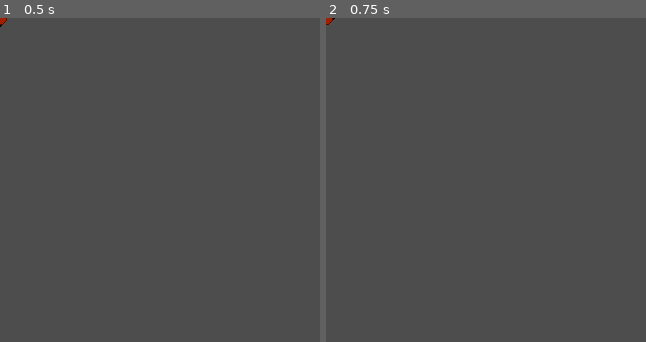
Above: before the commit, frames 1-2 (left to right).
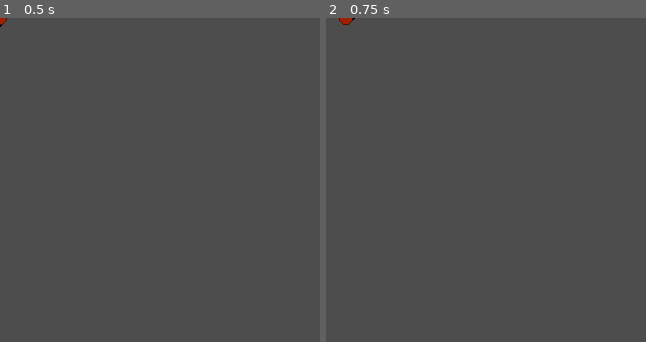
Above: after the commit, the same moments.

Repository: Romainalex/Profusion-of-Chaos
Game: Godot game, scene res://Scene/Actor/Character/L'homme_d'affaire/LHommeDAffaire.tscn
Same seed, same stepped clock (60 frames per second), same inputs: the game is played once before the commit and once after it. The project has no main scene, so this scene is started directly.
Inputs (mouse positions are % of the whole screen's width and height, from its top left):
- Up to frame 1 (0.5 s): no input
- Up to frame 2 (0.75 s): tap Enter at 0.5 s; move the mouse to (72, 45) at 0.52 s; hold D (Right_action) from 0.53 s (still down); click (72, 45) at 0.6 s
The pictures show only the part of the screen within x 0-50%, y 0-50%; the shares and areas given below are measured in that part.

Frame 1 is identical in both runs. In frame 2, 0.1% of the frame differs, in the area x 0-10%, y 0-3%.

Commit message:
Ajout de AttackCombo et du comportement de AttackBehaviour avec la fonction update_attack_animation()

Diff:
--- a/Scene/Actor/Attack/Attack.gd
+++ b/Scene/Actor/Attack/Attack.gd
@@ -2,6 +2,57 @@
 class_name Attack
 
 
+@onready var attack_hitbox = $AttackHitBox
+@onready var animated_sprite = $AnimatedSprite
+
 @export var hit_frame : int = -1
+@export var attack_data : AttackData = null
 
-@onready var attack_hitbox = $AttackHitBox
+var proprio : Actor = null
+
+#### ACCESSORS ####
+
+
+
+
+
+#### BUILT-IN ####
+
+func _ready() -> void:
+	animated_sprite.connect("frame_changed", Callable(self, "_on_AnimatedSprite_frame_changed"))
+
+
+
+#### LOGICS ####
+
+func _attack_effect() -> void:
+	var bodies_array = attack_hitbox.get_overlapping_bodies()
+	for body in bodies_array:
+		if body == proprio:
+			continue
+
+		if body.has_method("hurt"):
+			body.face_position(owner.global_position)
+			var damage = _compute_damage(body)
+			body.hurt(damage)
+		if body.has_method("destroy"):
+			body.destroy()
+
+func update_animation(_proprio: Actor):
+	proprio = _proprio
+	animated_sprite.play(animated_sprite.sprite_frames.get_animation_names()[0])
+
+func _compute_damage(_target: Actor) -> int:
+	return randi_range(attack_data.min_damage,attack_data.max_damage)
+
+
+#### INPUTS ####
+
+
+
+
+#### SIGNAL RESPONSES ####
+
+func _on_AnimatedSprite_frame_changed() -> void:
+	if animated_sprite.get_frame() == hit_frame:
+		_attack_effect()
--- a/Scene/Actor/Attack/Attack.tscn
+++ b/Scene/Actor/Attack/Attack.tscn
@@ -1,12 +1,12 @@
-[gd_scene load_steps=2 format=3 uid="uid://dssb8wkrs5qs0"]
+[gd_scene load_steps=2 format=3 uid="uid://btubj0jvjicc8"]
 
-[ext_resource type="Script" path="res://Scene/Actor/Attack/Attack.gd" id="1_jio0t"]
+[ext_resource type="Script" path="res://Scene/Actor/Attack/Attack.gd" id="1_7m1nf"]
 
 [node name="Attack" type="Node2D"]
-script = ExtResource("1_jio0t")
+script = ExtResource("1_7m1nf")
+
+[node name="AnimatedSprite" type="AnimatedSprite2D" parent="."]
 
 [node name="AttackHitBox" type="Area2D" parent="."]
 
 [node name="CollisionShape2D" type="CollisionShape2D" parent="AttackHitBox"]
-
-[node name="AnimatedSprite2D" type="AnimatedSprite2D" parent="."]
--- /dev/null
+++ b/Scene/Actor/Attack/AttackCombo.gd
@@ -0,0 +1,55 @@
+extends Node
+class_name AttackCombo
+
+@onready var attack_node = get_node("res://Scene/Actor/Attack/Attack.tscn")
+@onready var delay_between_two_attacks = $DelayBetweenTwoAttacks
+
+var attack_array : Array = []
+var current_attack : int = 0
+
+
+#### ACCESSORS ####
+
+
+
+
+
+#### BUILT-IN ####
+
+func _ready() -> void:
+	delay_between_two_attacks.connect("timeout", Callable(self, "_on_DelayBetweenTwoAttacks_timeout"))
+	_update_attack_array()
+
+
+
+#### LOGICS ####
+
+func _update_attack_array() -> void:
+	var children = get_children
+	for child in children:
+		if  attack_node.is_ancestor_of(child):
+			attack_array.append(child)
+
+func update_animation(proprio : Actor) -> void:
+	var attack_array_size : int = attack_array.size() -1
+	if current_attack == attack_array_size:
+		attack_array[current_attack].update_animation(proprio)
+		current_attack = 0
+		delay_between_two_attacks.stop()
+	elif current_attack < attack_array_size:
+		attack_array[current_attack].update_animation(proprio)
+		current_attack += 1
+		delay_between_two_attacks.start()
+	else:
+		push_error("Indice de l'attaque courante (indice : %d) hors de la list d'attaques (taille : %d)" % current_attack, attack_array_size)
+
+
+#### INPUTS ####
+
+
+
+
+#### SIGNAL RESPONSES ####
+
+func _on_DelayBetweenTwoAttacks_timeout() -> void:
+	current_attack = 0
--- /dev/null
+++ b/Scene/Actor/Attack/AttackCombo.tscn
@@ -0,0 +1,9 @@
+[gd_scene load_steps=2 format=3 uid="uid://csxsios4xmnom"]
+
+[ext_resource type="Script" path="res://Scene/Actor/Attack/AttackCombo.gd" id="1_q6p1l"]
+
+[node name="AttackCombo" type="Node2D"]
+script = ExtResource("1_q6p1l")
+
+[node name="DelayBetweenTwoAttacks" type="Timer" parent="."]
+one_shot = true
--- a/Scene/Actor/AttackData.gd
+++ b/Scene/Actor/AttackData.gd
@@ -13,6 +13,7 @@
 
 @export var attack_name : String = ""
 @export var description : String = ""
+@export var path : PackedScene = null
 
 @export_range(0.0, 100.0) var crit_rate : float = 0.0
 @export var min_damage : int = 0
--- a/Scene/Actor/Character/Character.gd
+++ b/Scene/Actor/Character/Character.gd
@@ -2,17 +2,9 @@
 class_name Character
 
 
-@onready var attack_principal_behaviour = $AttackPrincipalBehaviour
-@onready var attack_secondaire_behaviour = $AttackSecondaireBehaviour
-@onready var attack_special1_behaviour = $AttackSpecial1Behaviour
-@onready var attack_special2_behaviour = $AttackSpecial2Behaviour
+@onready var attack_behaviour = $AttackBehaviour
 
-var attack_dict = {
-	"AttackPrincipal" : attack_principal_behaviour,
-	"AttackSecondaire" : attack_secondaire_behaviour,
-	"AttackSpecial1": attack_special1_behaviour,
-	"AttackSpecial2" : attack_special2_behaviour,
-}
+var attack_array : Array = ["AttackPrincipal", "AttackSecondaire", "AttackSpecial1", "AttackSpecial2"]
 
 #### ACCESSORS ####
 
@@ -58,7 +50,7 @@
 #### LOGIC ####
 
 func _update_state() -> void:
-	if not (state_machine.get_state_name() in attack_dict.keys()):
+	if not (state_machine.get_state_name() in attack_array):
 		if Input.is_action_pressed("Esquive_action"):
 			state_machine.set_state("Esquive")
 		elif moving_direction == Vector2.ZERO:
@@ -80,11 +72,19 @@
 	if state_machine.get_state_name() != "Esquive":
 		super.hurt(damage)
 
+# Met à jour l'animation en se basant sur l'état courant et facing_direction
+func _update_animation() -> void:
+	var state = state_machine.get_state_name
+	if state in attack_array:
+		attack_behaviour.update_attack_animation(state)
+	else:
+		super._update_animation()
+
 
 #### SIGNAL RESPONSES ####
 
 func _on_state_changed(_new_state: Object) -> void:
-	if state_machine.get_previous_state_name() in attack_dict:
+	if state_machine.get_previous_state_name() in attack_array:
 		_update_state()
 
 	super._on_state_changed(state_machine.get_state())
@@ -99,9 +99,3 @@
 		state_machine.set_state("Idle")
 	else:
 		super._on_Sprite_animation_finished()
-
-func _on_Sprite_frame_changed() -> void:
-
-	for attack in attack_dict.keys():
-		if attack.is_subsequence_of(animated_sprite.get_animation()):
-			attack_dict[attack].procede_attack(animated_sprite.get_frame())
--- a/Scene/Actor/Character/Character.tscn
+++ b/Scene/Actor/Character/Character.tscn
@@ -26,10 +26,6 @@
 [node name="State" type="Node" parent="StateMachine" index="9"]
 script = ExtResource("3_kshho")
 
-[node name="AttackPrincipalBehaviour" parent="." index="4" instance=ExtResource("4_rjdpt")]
+[node name="AttackBehaviour" parent="." index="4" instance=ExtResource("4_rjdpt")]
 
-[node name="AttackSecondaireBehaviour" parent="." index="5" instance=ExtResource("4_rjdpt")]
-
-[node name="AttackSpecial1Behaviour" parent="." index="6" instance=ExtResource("4_rjdpt")]
-
-[node name="AttackSpecial2Behaviour" parent="." index="7" instance=ExtResource("4_rjdpt")]
+[editable path="AttackBehaviour"]
--- a/Scene/Actor/Character/L'homme_d'affaire/LHommeDAffaire.tscn
+++ b/Scene/Actor/Character/L'homme_d'affaire/LHommeDAffaire.tscn
@@ -2,7 +2,8 @@
 
 [ext_resource type="PackedScene" uid="uid://dqkmyvvmo4itf" path="res://Scene/Actor/Character/Character.tscn" id="1_p7yas"]
 [ext_resource type="SpriteFrames" uid="uid://diryhf05ebh51" path="res://Scene/Actor/Character/L'homme_d'affaire/LHommeDAffaire_sprite_frame.tres" id="2_utpyo"]
-[ext_resource type="Script" path="res://StateMachine/State.gd" id="3_ongr6"]
+
+[sub_resource type="RectangleShape2D" id="RectangleShape2D_3co5m"]
 
 [node name="LHommeDAffaire" instance=ExtResource("1_p7yas")]
 
@@ -10,5 +11,10 @@
 sprite_frames = ExtResource("2_utpyo")
 animation = &"IdleDown"
 
-[node name="Move" parent="StateMachine" index="1"]
-script = ExtResource("3_ongr6")
+[node name="AttackPrincipalBehaviour_Area2D#CollisionShape2D" type="CollisionShape2D" parent="." index="1"]
+position = Vector2(0, 18)
+scale = Vector2(2, 0.75)
+shape = SubResource("RectangleShape2D_3co5m")
+metadata/_edit_lock_ = true
+
+[editable path="AttackBehaviour"]
--- a/Scene/Behaviour/AttackBehaviour.gd
+++ b/Scene/Behaviour/AttackBehaviour.gd
@@ -3,58 +3,27 @@
 
 
 
-@export var attack_data : AttackData = null
+@export var attack_principal : PackedScene = null
+@export var attack_secondaire : PackedScene = null
+@export var attack_special1 : PackedScene = null
+@export var attack_special2 : PackedScene = null
 
-@export var attack_array : Array = []
-
-@export var cooldown : float = 0.0
-
-@onready var cooldown_timer = $Cooldown
-@onready var delay_combo = $DelayCombo
-
-var current_attack : int = 0
 
 
 #### BUILT-IN ####
 
 func _ready() -> void:
-	cooldown_timer.connect("timeout", Callable(self, "_on_Cooldown_timeout"))
+	pass
 
 
 #### LOGICS ####
 
-func _attack_effect() -> void:
-	var attack = attack_array[current_attack]
-	var bodies_array = attack.attack_hitbox.get_overlapping_bodies()
-	for body in bodies_array:
-		if body == owner:
-			continue
+func update_attack_animation(type: String) -> void:
+	match(type):
+		"AttackPrincipal" : attack_principal.update_animation(object)
+		"AttackSecondaire" : attack_secondaire.update_animation(object)
+		"AttackSpecial1" : attack_special1.update_animation(object)
+		"AttackSpecial2" : attack_special2.update_animation(object)
 
-		if body.has_method("hurt"):
-			body.face_position(owner.global_position)
-			var damage = _compute_damage(body)
-			body.hurt(damage)
-		if body.has_method("destroy"):
-			body.destroy()
-
-func _compute_damage(_target: Actor) -> int:
-	return 1
-
-func procede_attack(sprite_frame: int) -> void:
-	if current_attack <= attack_array.size() - 2:
-		if is_delay_combo_running():
-			current_attack += 1
-			delay_combo.stop()
-
-	var attack = attack_array[current_attack]
-	if sprite_frame == attack.hit_frame:
-		_attack_effect()
-
-func is_delay_combo_running() -> bool:
-	return !delay_combo.is_stopped() && !delay_combo.is_paused()
 
 #### SIGNAL RESPONSES ####
-
-
-func _on_Cooldown_timeout() -> void:
-	pass
--- a/Scene/Behaviour/AttackBehaviour.tscn
+++ b/Scene/Behaviour/AttackBehaviour.tscn
@@ -4,9 +4,3 @@
 
 [node name="AttackBehaviour" type="Node2D"]
 script = ExtResource("1_me8si")
-
-[node name="Cooldown" type="Timer" parent="."]
-one_shot = true
-
-[node name="DelayCombo" type="Timer" parent="."]
-wait_time = 2.0
